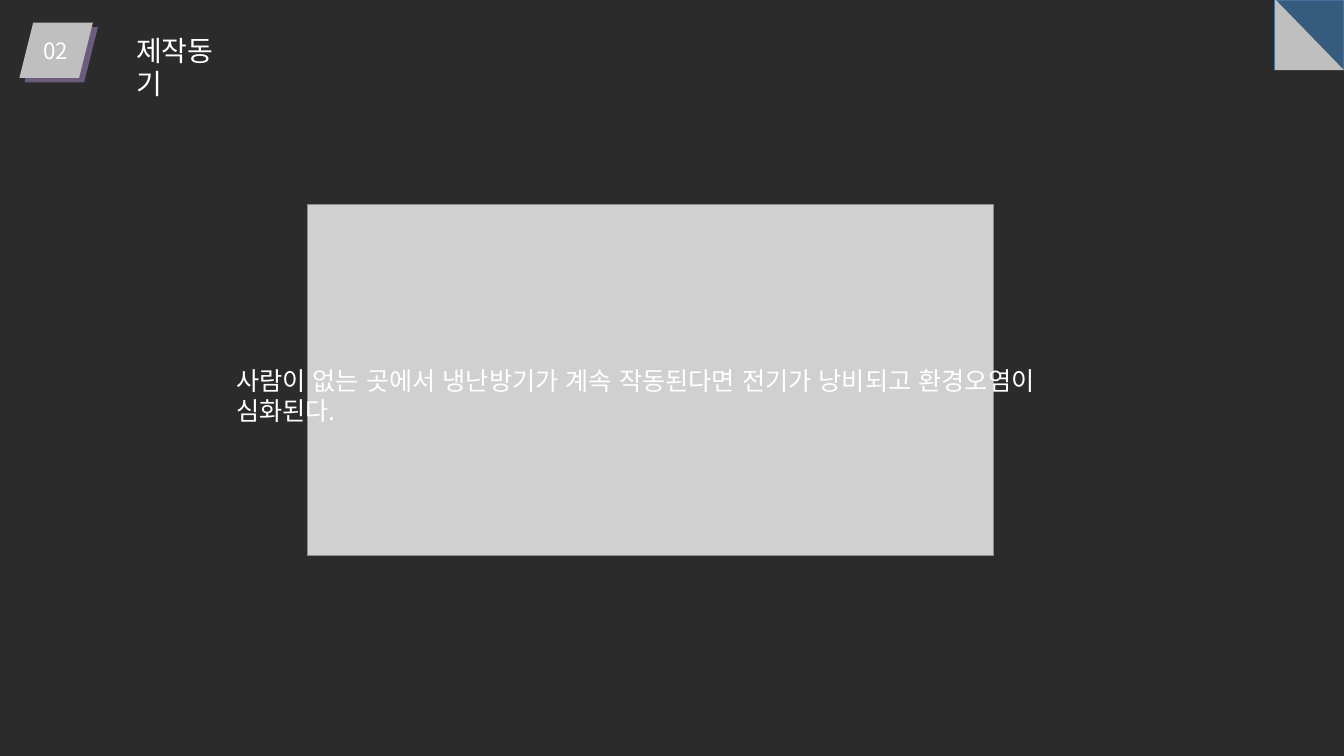
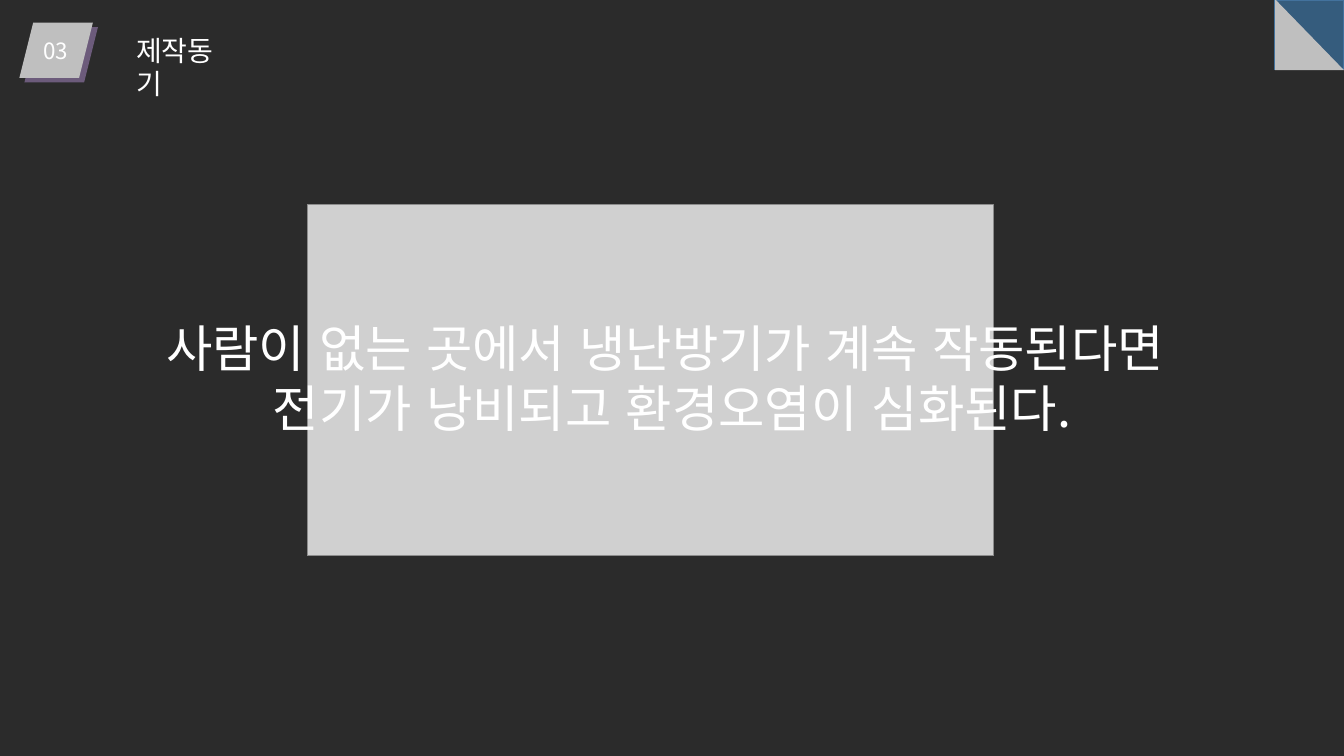
Before and after one commit to dgsw-2019-hackathon/J_B_H_AirConditioner, a slide deck: slide 8 of pptFile/ppt.pptx (slide 4 before the commit). Drawn at 1344x756 pixels with LibreOffice and Linux fonts; fonts in the diff are those of the drawing; grey boxes stand for pictures; background and template pictures are left out; a plain dark background stands for a picture behind light text. Boxes give left, top, right and bottom in pixels: in the first picture for what was removed or moved away, otherwise in the second. Text is boxed around its words. In the diff, an @@ line names an element or a change of style, - is before the commit and + after.

```diff
--- a/pptFile/ppt.pptx
+++ b/pptFile/ppt.pptx
@@ text at <box>43,42,68,59</box>: text changed @@
-02
+03
@@ text at <box>166,316,1164,440</box>: text changed; size 18 to 36 pt @@
-사람이 없는 곳에서 냉난방기가 계속 작동된다면 전기가 낭비되고 환경오염이 심화된다.
+사람이 없는 곳에서 냉난방기가 계속 작동된다면
+전기가 낭비되고 환경오염이 심화된다.
```
Also in this commit, not shown: 13 other slides changed, 15 slides added, 6 slides removed.
